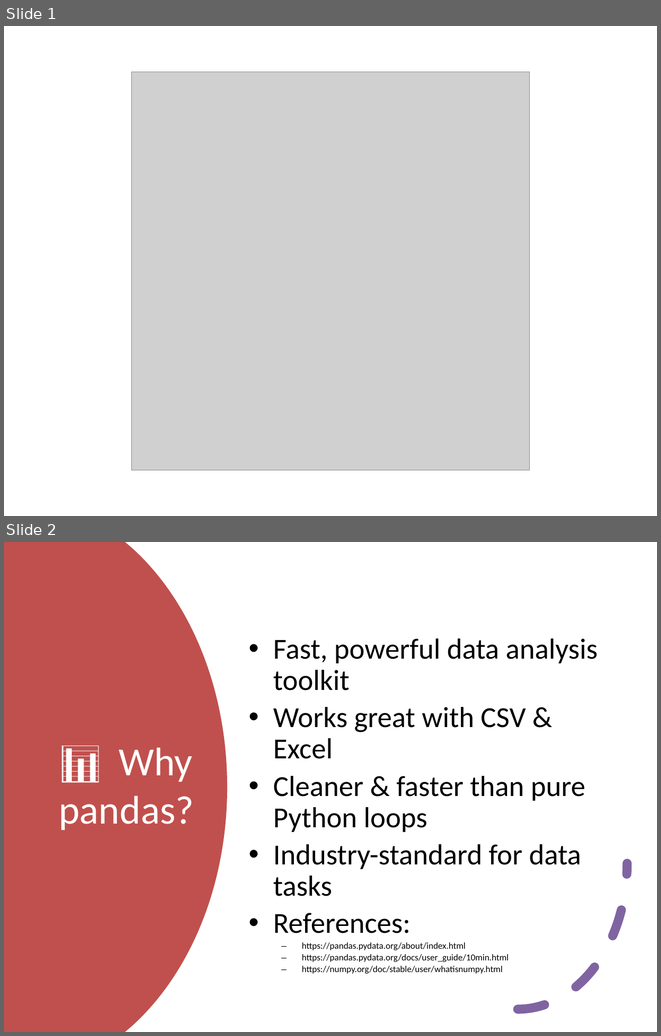
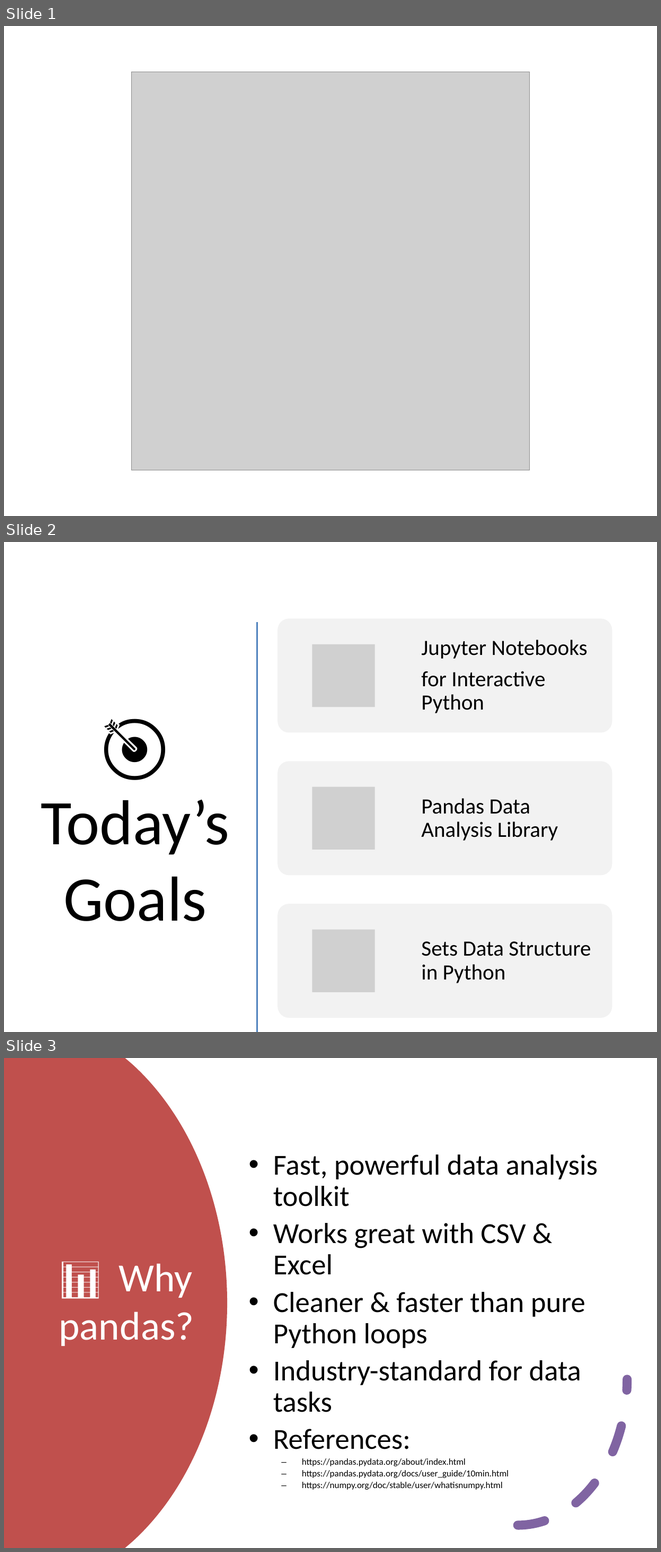
Before and after one commit to ValRCS/RTU_Automating_Tasks_With_Python, a slide deck: presentation/Topic_4_Pandas_Excel_CSV_Sets.pptx. Shown one above the other, each under a label of ours: slides 1 and 2 before the commit, slides 1, 2 and 3 after it. The pictures are 661x1036 and 661x1552 pixels, drawn with LibreOffice and Linux fonts; fonts in the diff are those of the drawing; grey boxes stand for pictures. Boxes give left, top, right and bottom in pixels: in the first picture for what was removed or moved away, otherwise in the second. Text is boxed around its words. In the diff, an @@ line names an element or a change of style, - is before the commit and + after.

Commit message:
update Pandas presentation

```diff
--- a/presentation/Topic_4_Pandas_Excel_CSV_Sets.pptx
+++ b/presentation/Topic_4_Pandas_Excel_CSV_Sets.pptx
@@ slide 2 added at (4,542,657,1032), background #FFFFFF @@
@@ line added from (257, 623) to (257, 1031), #C0504D 2 pt @@
@@ title added at (41,799,230,921), 70 pt, text #000000 @@
+🎯
+Today’s Goals
@@ group added at (277,618,612,1018): 3 rounded rectangles, 3 pictures, 3 texts @@
+Jupyter Notebooks
+for Interactive Python
+Pandas Data Analysis Library
+Sets Data Structure in Python
@@ what was slide 2 is now slide 3 @@
```
Also in this commit, not shown: 2 other files.
